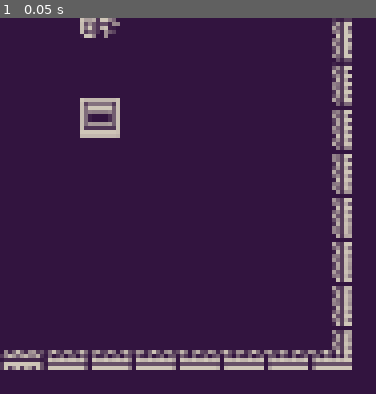
Above: before the commit, frame 1.
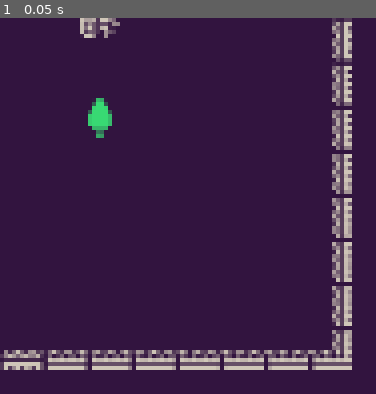
Above: after the commit, the same moment.

Repository: efredericks/gp-roguelite
Game: Godot game, scene res://scenes/rooms/room_obstacle.tscn
Same seed, same stepped clock (60 frames per second), same inputs: the game is played once before the commit and once after it. This scene is started directly instead of the project's main scene. Sound files missing from this copy of the repository are replaced by a short silence.
Inputs:
- Up to frame 1 (0.05 s): no input

The runs differ from the first frame. In frame 1, 1.1% of the frame differs, in the area x 21-32%, y 21-32%.

Commit message:
random trees

Diff:
--- a/scenes/obstacles/obstacle.tscn
+++ b/scenes/obstacles/obstacle.tscn
@@ -2,6 +2,7 @@
 
 [ext_resource type="Script" uid="uid://py77xffwbs5n" path="res://scripts/obstacle.gd" id="1_fmab6"]
 [ext_resource type="Texture2D" uid="uid://xeimak4yjnks" path="res://assets/sprites/kenney_1bit_pack/colored-transparent_packed.png" id="1_hof70"]
+[ext_resource type="Script" uid="uid://6rkxuhq64pab" path="res://scripts/random_tree_sprite.gd" id="3_ssuum"]
 
 [sub_resource type="RectangleShape2D" id="RectangleShape2D_fmab6"]
 size = Vector2(14, 14)
@@ -14,6 +15,7 @@
 texture = ExtResource("1_hof70")
 region_enabled = true
 region_rect = Rect2(273, 273, 14, 14)
+script = ExtResource("3_ssuum")
 
 [node name="CollisionShape2D" type="CollisionShape2D" parent="." unique_id=47752433]
 shape = SubResource("RectangleShape2D_fmab6")
--- a/scripts/item.gd
+++ b/scripts/item.gd
@@ -33,7 +33,7 @@
 	elif item_type == ItemType.MOVE_SPEED:
 		body.move_speed += item_value
 
-	body.get_node("ItemSound").play()
 
 	if clear_item:
+		body.get_node("ItemSound").play()
 		queue_free()
--- /dev/null
+++ b/scripts/random_tree_sprite.gd
@@ -0,0 +1,12 @@
+extends Sprite2D
+
+var allowed_sprites: Array[Vector2i] = [
+	Vector2i(0, 1), Vector2i(1, 1), Vector2i(2, 1), Vector2i(3, 1),
+	Vector2i(4, 1), Vector2i(5, 1), Vector2i(3, 2), Vector2i(4, 2)
+]
+
+var cell_w: int = 16
+
+func _ready() -> void:
+	var spr = allowed_sprites[randi_range(0, len(allowed_sprites)-1)]
+	region_rect = Rect2(spr.x * cell_w, spr.y * cell_w, cell_w, cell_w)
Not shown, added: scripts/random_tree_sprite.gd.uid
